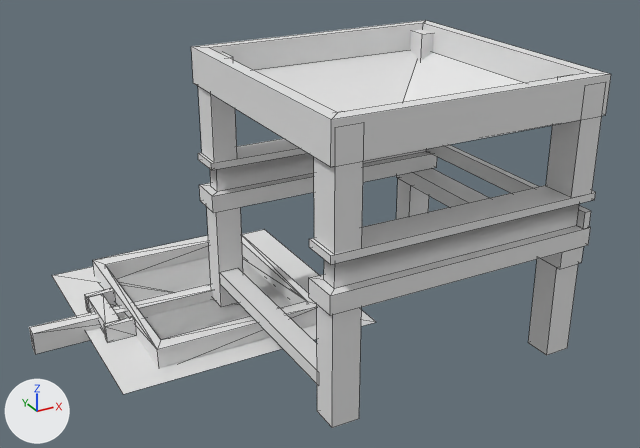
The OBJ model src/main/resources/assets/projectsteam_crafting/objmodels/mechanical_sieve.obj, before and after one commit.
One viewpoint serves both versions: a 50 mm lens placed at (-1.1, -2.95, 1.68), pointed at (0.31, -0.38, 0.4). The axes (+X, +Y, +Z) are drawn at lower left. The lights are the same throughout. Mesh edges are drawn as thin lines. Where no turn or scale is listed for an object, it has been applied to the vertices.

Names of what the first picture shows: 'arm', 'base', 'hopper_plane', 'sieve', 'sieve.001', 'sieve_hopper'.
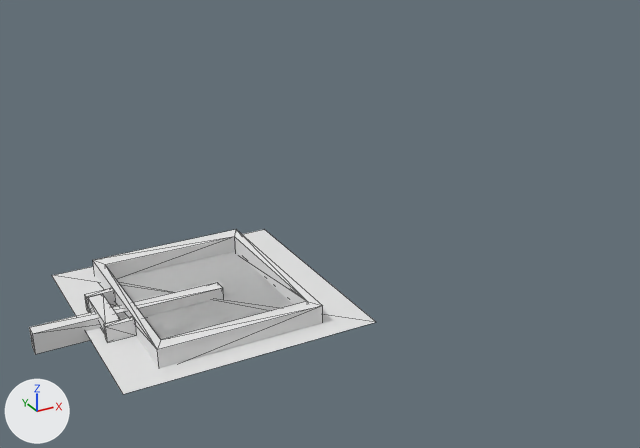
Edits to the scene script, one JSON object a line:
```json
{"op": "remove", "block": "ob_base", "code": ["ob_base = bpy.data.objects.new('base', me_base)", "ob_base.location = (0.0, 0.0, 0.0)"]}
{"op": "remove", "block": "ob_sieve_hopper", "code": ["ob_sieve_hopper = bpy.data.objects.new('sieve_hopper', me_sieve_hopper)", "ob_sieve_hopper.location = (0.0, 0.0, 0.0)"]}
```

Pixel boxes (x1, y1, x2, y2) of what changed, in the pictures (640 x 448 px):
```json
{"object": "sieve_hopper", "change": "deleted", "before": [191, 20, 611, 254]}
{"object": "base", "change": "deleted", "before": [198, 139, 596, 428]}
```
